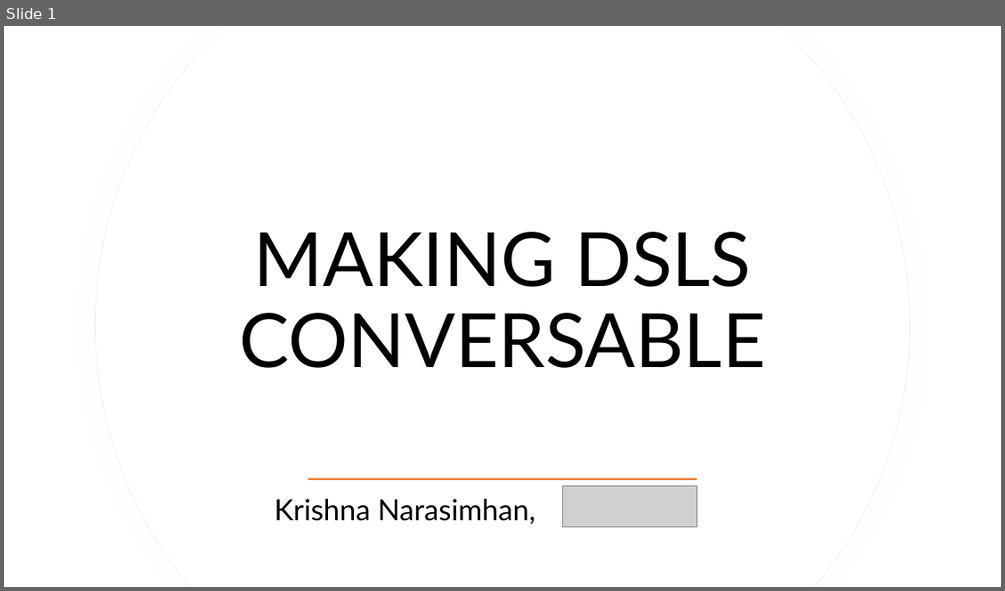
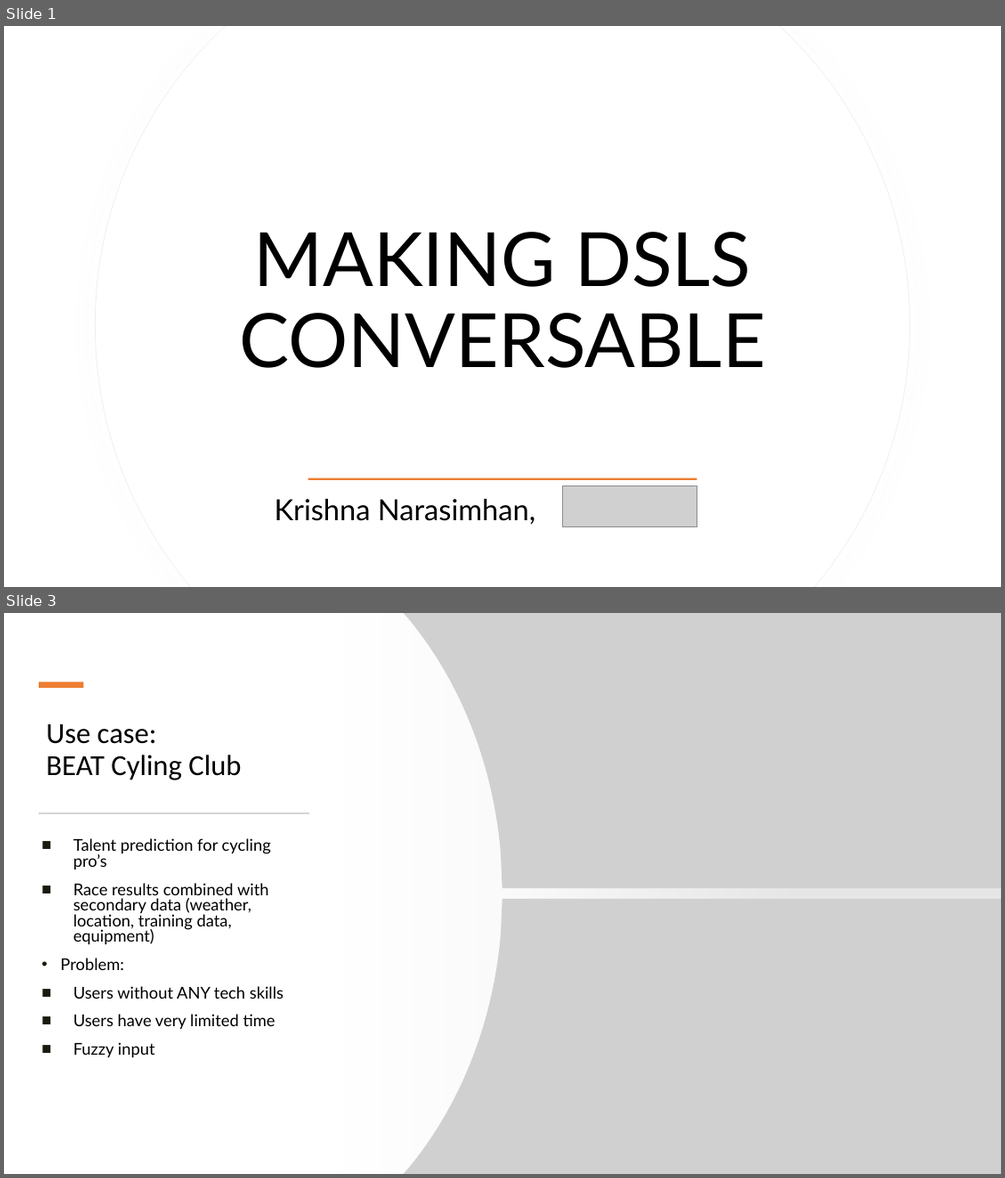
Before and after one commit to krinara86/llm_dsl_validator, a slide deck: misc/langdev2025/Making DSLs conversable.pptx. Shown one above the other, each under a label of ours: slide 1 before the commit, slides 1 and 3 after it; the slides between them are not shown. The pictures are 1005x591 and 1005x1178 pixels, drawn with LibreOffice and Linux fonts; fonts in the diff are those of the drawing; grey boxes stand for pictures. Boxes give left, top, right and bottom in pixels: in the first picture for what was removed or moved away, otherwise in the second. Text is boxed around its words. In the diff, an @@ line names an element or a change of style, - is before the commit and + after.

```diff
--- a/misc/langdev2025/Making DSLs conversable.pptx
+++ b/misc/langdev2025/Making DSLs conversable.pptx
@@ slide 3 added at (4,613,1001,1174), background #E7E6E6 @@
@@ rectangle added at (4,613,802,1174), fill gradient #FFFFFF @@
@@ picture added at (404,613,1001,888) @@
@@ rectangle added at (39,682,83,688), fill #ED7D31 @@
@@ title added at (46,724,241,780), 28 pt, text #000000 @@
+Use case:
+BEAT Cyling Club
@@ rectangle added at (39,812,309,813), fill #D5D5D5, outline #D5D5D5 0.25 pt @@
@@ text added at (60,838,283,1057), 15.7 pt, text #000000 @@
+■ Talent prediction for cycling pro’s
+■ Race results combined with secondary data (weather, location, training data, equipment)
+• Problem:
+■ Users without ANY tech skills
+■ Users have very limited time
+■ Fuzzy input
@@ picture added at (404,899,1001,1174) @@
```
Also in this commit, not shown: 7 slides changed, 1 other slide added, 1 slide removed, 1 other file.
